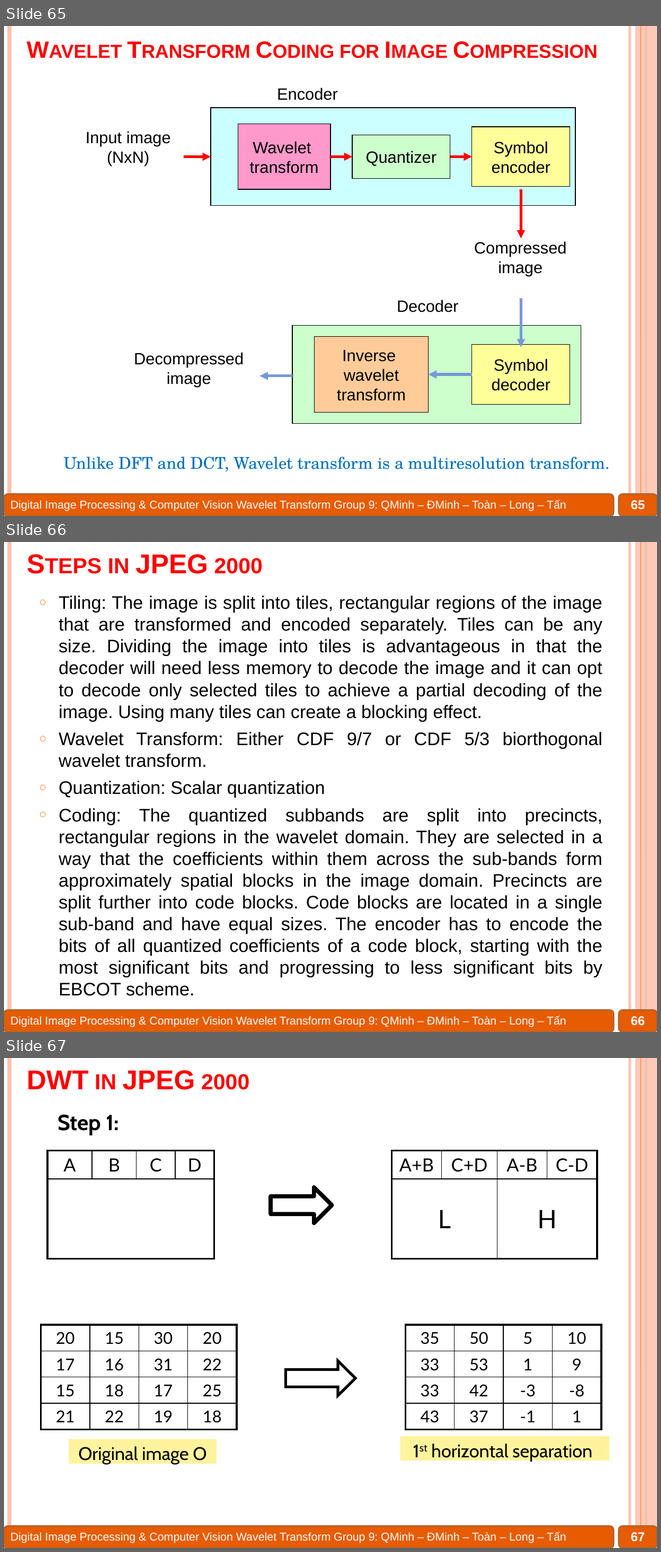
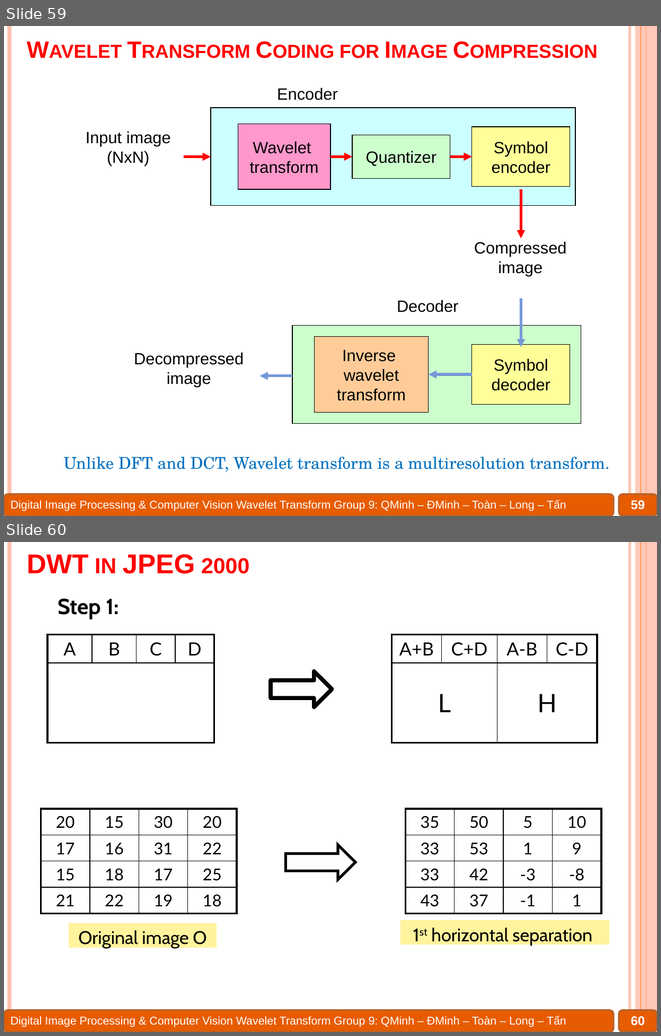
Before and after one commit to Alex7Huynh/dip-g9, a slide deck: 6. PPT/Wavelet transform.pptx. Shown one above the other, each under a label of ours: slides 65, 66 and 67 before the commit, slides 59 and 60 after it. The pictures are 661x1552 and 661x1036 pixels, drawn with LibreOffice and Linux fonts; fonts in the diff are those of the drawing. Boxes give left, top, right and bottom in pixels: in the first picture for what was removed or moved away, otherwise in the second. Text is boxed around its words. In the diff, an @@ line names an element or a change of style, - is before the commit and + after.

```diff
--- a/6. PPT/Wavelet transform.pptx
+++ b/6. PPT/Wavelet transform.pptx
@@ slide 66 removed at <box>4,542,657,1032</box>, background #FFFFFF; not listed: 8 template elements that a slide beside it also shows @@
@@ title removed at <box>108,554,263,574</box> @@
-Steps in JPEG 2000
@@ text removed at <box>59,596,603,996</box> @@
-○ Tiling: The image is split into tiles, rectangular regions of the image that are transformed and encoded separately. Tiles can be any size. Dividing the image into tiles is advantageous in that the decoder will need less memory to decode the image and it can opt to decode only selected tiles to achieve a partial decoding of the image. Using many tiles can create a blocking effect.
-○ Wavelet Transform: Either CDF 9/7 or CDF 5/3 biorthogonal wavelet transform.
-○ Quantization: Scalar quantization
-○ Coding: The quantized subbands are split into precincts, rectangular regions in the wavelet domain. They are selected in a way that the coefficients within them across the sub-bands form approximately spatial blocks in the image domain. Precincts are split further into code blocks. Code blocks are located in a single sub-band and have equal sizes. The encoder has to encode the bits of all quantized coefficients of a code block, starting with the most significant bits and progressing to less significant bits by EBCOT scheme.
@@ page number removed at <box>631,1016,645,1025</box> @@
-66
@@ what was slide 65 is now slide 59 @@
@@ page number at <box>631,500,645,509</box>: text changed @@
-65
+59
@@ what was slide 67 is now slide 60 @@
@@ page number at <box>631,1016,645,1025</box>: text changed @@
-67
+60
```
Also in this commit, not shown: 8 slides changed, 6 other slides removed, 3 other files.
